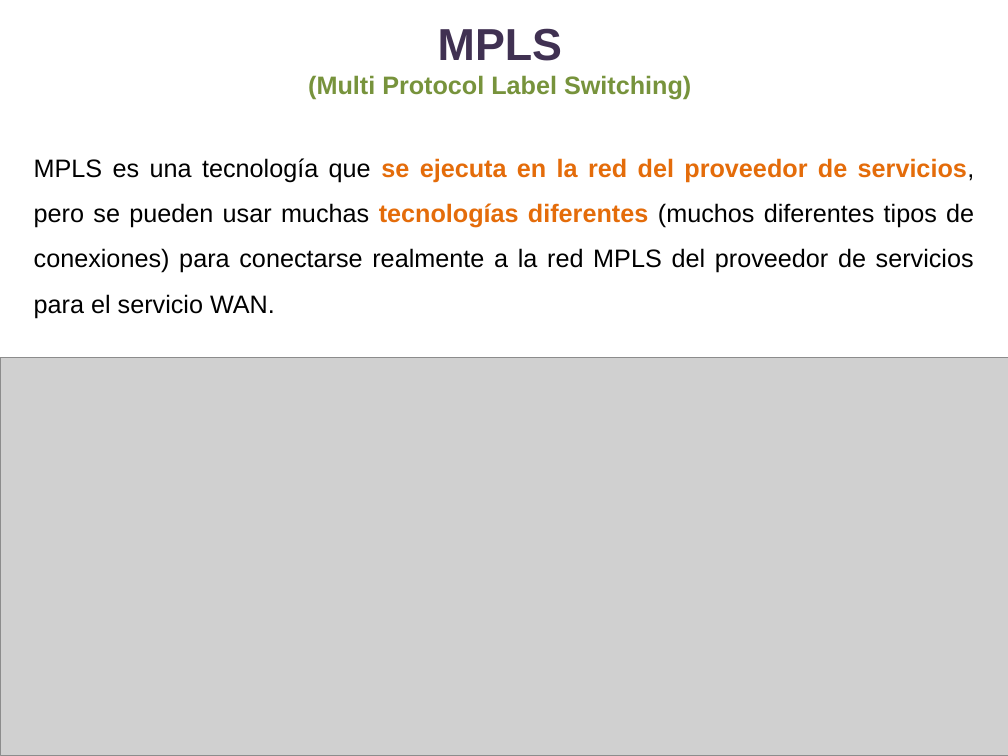
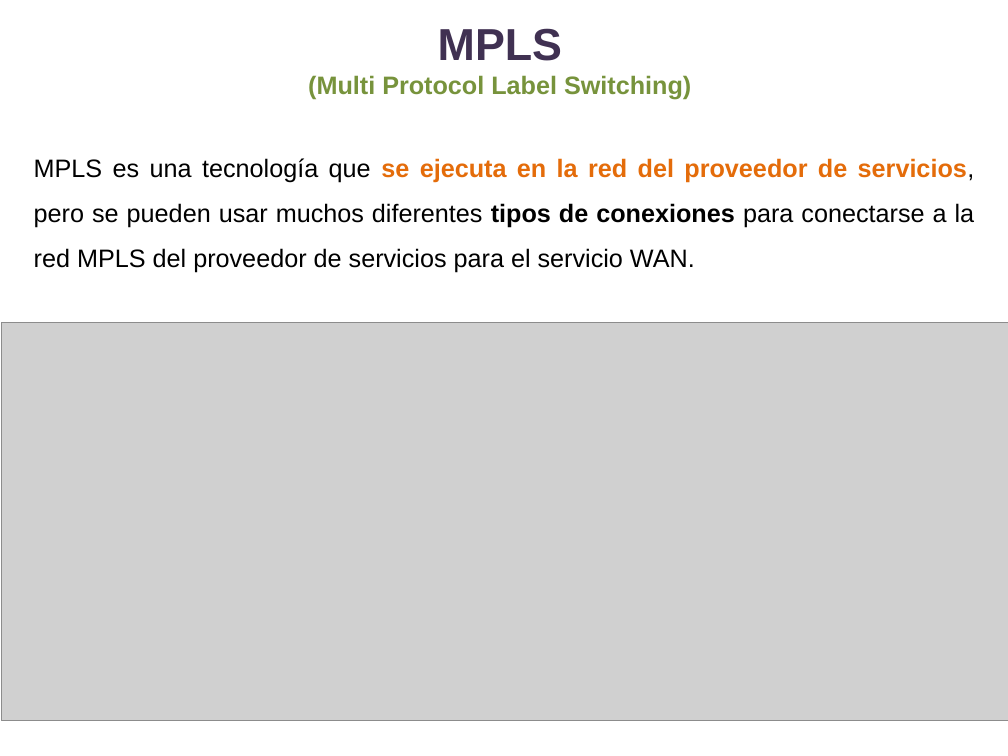
Before and after one commit to lizetheP/WAN, a slide deck: slide 30 of Calendario2025/Presentaciones/8_WAN.pptx. Drawn at 1008x756 pixels with LibreOffice and Linux fonts; fonts in the diff are those of the drawing; grey boxes stand for pictures. Boxes give left, top, right and bottom in pixels: in the first picture for what was removed or moved away, otherwise in the second. Text is boxed around its words. In the diff, an @@ line names an element or a change of style, - is before the commit and + after.

```diff
--- a/Calendario2025/Presentaciones/8_WAN.pptx
+++ b/Calendario2025/Presentaciones/8_WAN.pptx
@@ text at bbox=[34, 158, 975, 273]: text changed @@
-MPLS es una tecnología que se ejecuta en la red del proveedor de servicios, pero se pueden usar muchas tecnologías diferentes (muchos diferentes tipos de conexiones) para conectarse realmente a la red MPLS del proveedor de servicios para el servicio WAN.
+MPLS es una tecnología que se ejecuta en la red del proveedor de servicios, pero se pueden usar muchos diferentes tipos de conexiones para conectarse a la red MPLS del proveedor de servicios para el servicio WAN.
@@ picture: place and size @@
-picture at bbox=[0, 358, 1008, 756]
+picture at bbox=[1, 323, 1008, 721]
```
Also in this commit, not shown: 1 other slide changed, 8 other files.
